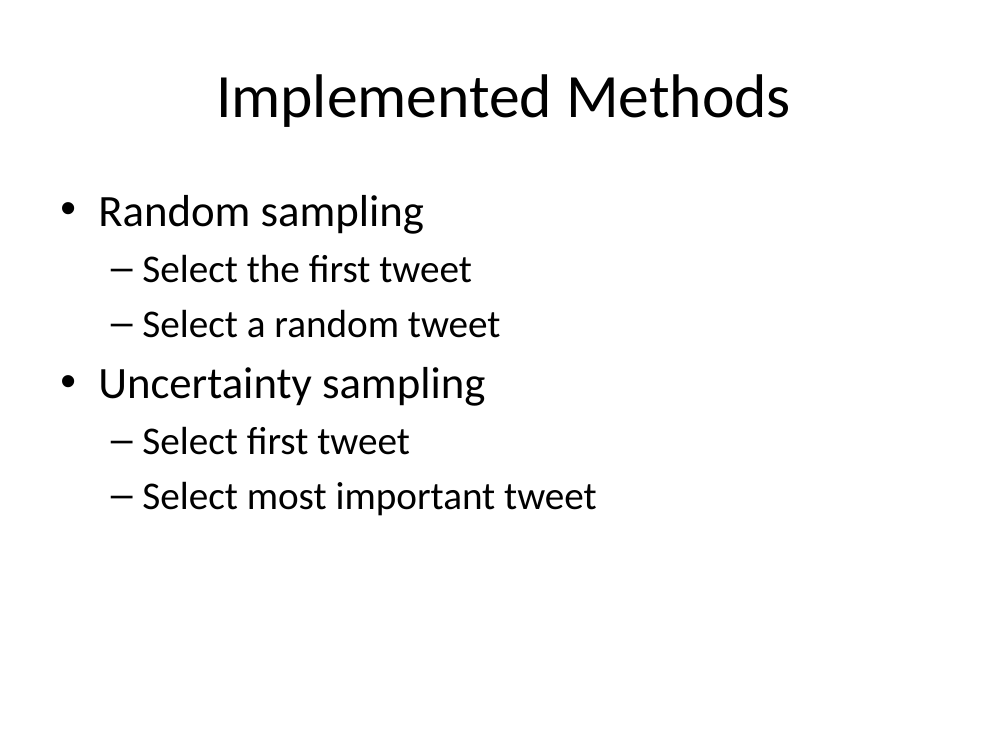
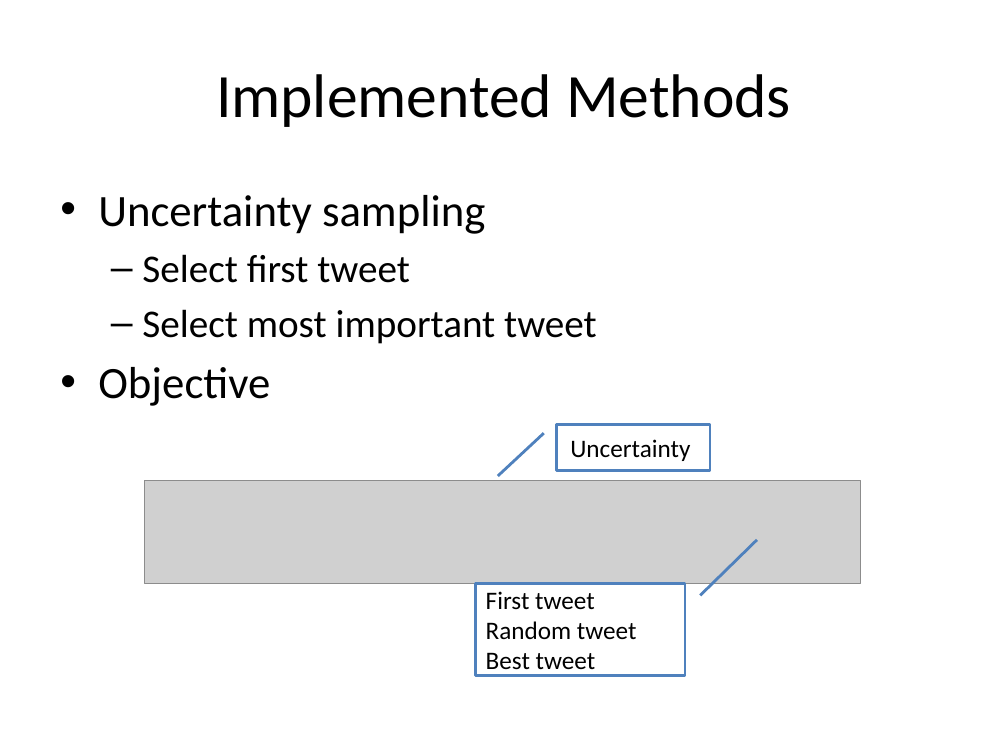
Before and after one commit to mramire8/osna, a slide deck: slide 11 of presentations/project.pptx (slide 10 before the commit). Drawn at 1008x756 pixels with LibreOffice and Linux fonts; fonts in the diff are those of the drawing; grey boxes stand for pictures. Boxes give left, top, right and bottom in pixels: in the first picture for what was removed or moved away, otherwise in the second. Text is boxed around its words. In the diff, an @@ line names an element or a change of style, - is before the commit and + after.

```diff
--- a/presentations/project.pptx
+++ b/presentations/project.pptx
@@ text at (98,195,501,338): paragraphs removed @@
-• Random sampling
-  – Select the first tweet
-  – Select a random tweet
@@ text at (98,367,270,406): paragraph added @@
+• Objective
@@ border callout added at (556,424,710,470), fill #FFFFFF, outline #4F81BD 2 pt, 18 pt, text #000000 @@
+Uncertainty
@@ picture added at (145,481,861,584) @@
@@ border callout added at (476,584,685,675), fill #FFFFFF, outline #4F81BD 2 pt, 18 pt, text #000000 @@
+First tweet
+Random tweet
+Best tweet
```
Also in this commit, not shown: 5 other slides changed, 6 slides added, 2 slides removed.
